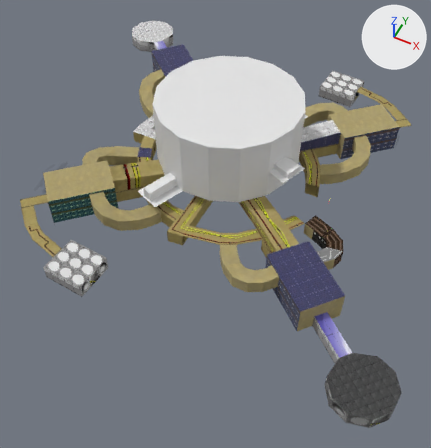
A saved change to the Blender file Project Files/Assets/Models/Maps/vault.blend.
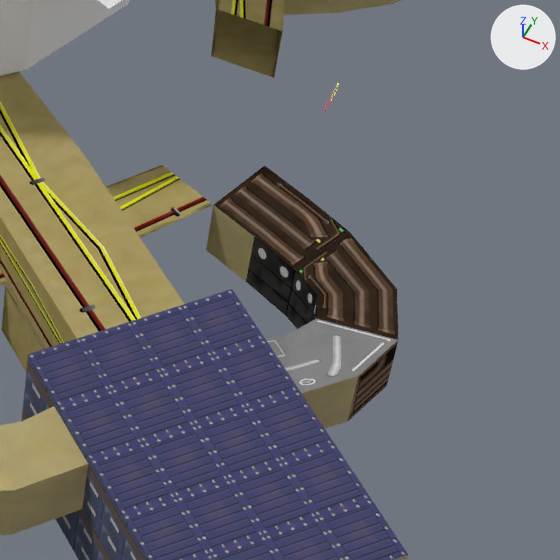
Old and new are each drawn whole from a 50 mm camera at (64.4, -138.4, 142.6) aimed at (5.4, -20.4, -5.0) and again close up on the part from 61% to 87% of the width and 40% to 66% of the height. Arrows for +X, +Y and +Z are at upper right; the lights stay in place.

Objects in the first close-up: 'Red Base', 'Red Floor 1 Hallway', 'Red Floor 2 Hallway', 'Red Left Stairs', 'Red Right Stairs', 'Red Right Stairs.001', 'Red Right Stairs.006', 'Red Right Stairs.007', 'Red Right Stairs.011', 'Red Right Stairs.012', 'Vault Room Top', 'Yellow Floor 1 Hallway'.
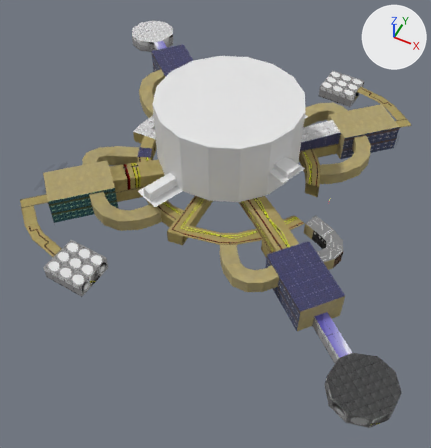
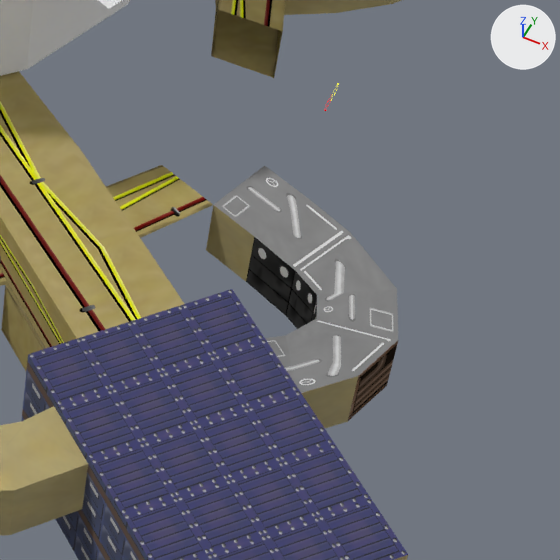
Where the change shows, as pixel boxes (x1, y1, x2, y2) in the close-ups (560 x 560 px):
'Red Right Stairs.011', surface changed (brown to grey): (214, 166, 349, 270) in both
'Red Right Stairs.012', surface changed (brown to grey): (295, 232, 398, 340) in both

The change, as a list of edits to the scene's bpy script:
```text
Change mat_stairs_pipes_with_leds:
    mat_stairs_pipes_with_leds.texture: img_stairs_pipes_with_leds_png -> img_stairs_white_pipes_with_handle_png
```
